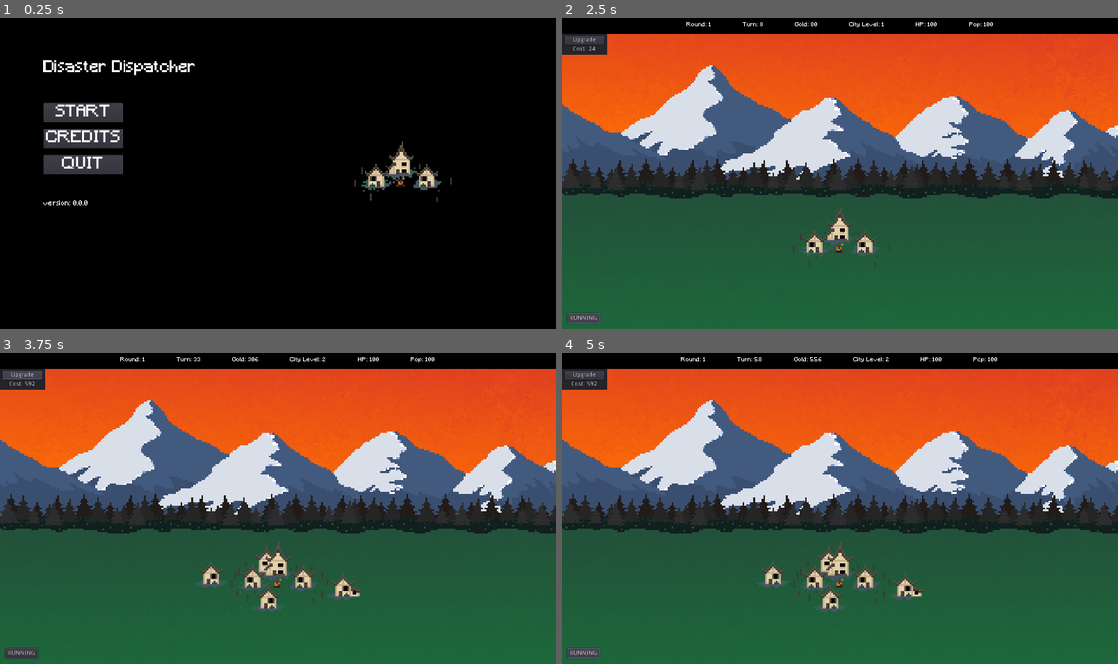
Above: before the commit, frames 1-4 (two rows, left to right).
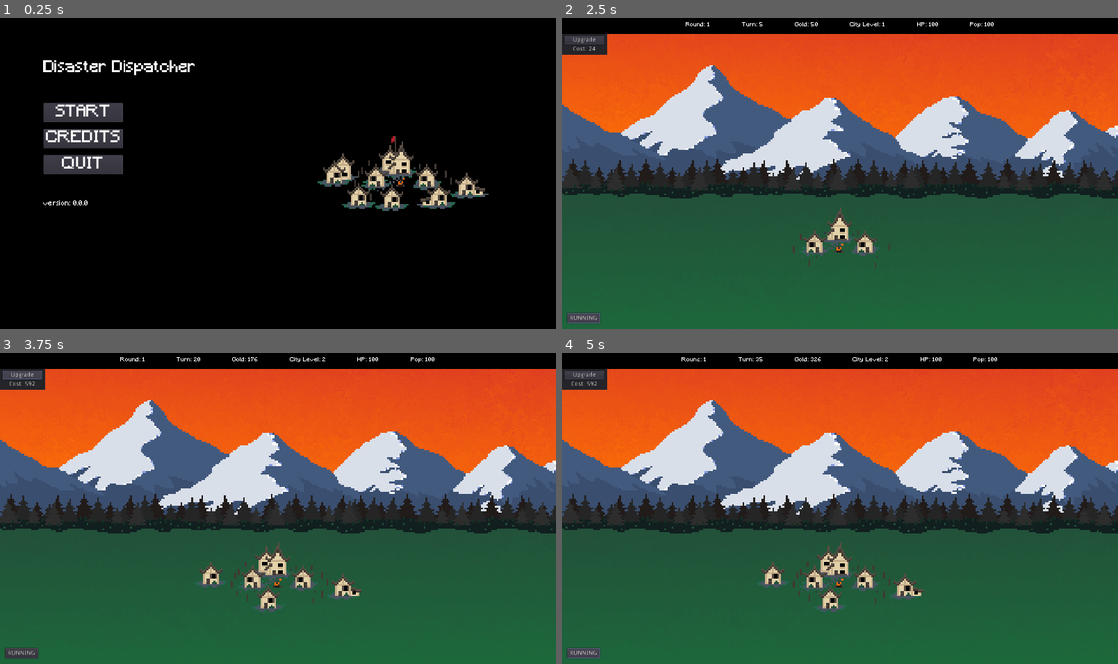
Above: after the commit, the same moments.

Repository: terrainbuilder52/Disaster_Dispatcher
Game: Godot game, scene res://scenes/TitleMenu.tscn
The game is run twice, just before and just after one commit, with the same random seed, the same clock (stepped at 60 frames per second) and the same inputs.
Inputs:
- Up to frame 1 (0.25 s): no input
- Up to frame 2 (2.5 s): click "START" at 0.5 s; click "Upgrade" at 1.25 s; click "RUN" at 2 s
- Up to frame 3 (3.75 s): click "RUNNING" at 2.75 s; click "Upgrade" at 3.5 s
- Up to frame 4 (5 s): click "RUNNING" at 4.25 s

The runs differ from the first frame. In frame 1, 1.5% of the frame differs, in the area x 57-88%, y 37-63%; in frame 2, 0.2%; in frame 3, 0.3%; in frame 4, 0.4%.

Commit message:
Added more city assets and turn slows disaster animation.

Diff:
--- a/Disaster_Dispatcher/City.gd
+++ b/Disaster_Dispatcher/City.gd
@@ -1,8 +1,8 @@
 extends Node2D
 
-var city_level_1 = preload("res://assets/city.png")
-var city_level_2 = preload("res://assets/city2.png")
-var city_level_3 = preload("res://assets/city3.png")
+var city_level_1 = preload("res://assets/city/city.png")
+var city_level_2 = preload("res://assets/city/city2.png")
+var city_level_3 = preload("res://assets/city/city3.png")
 
 var gold = 0
 var city_level = 1
--- a/Disaster_Dispatcher/Main_Scene.gd
+++ b/Disaster_Dispatcher/Main_Scene.gd
@@ -1,10 +1,11 @@
 extends Node
+
+var fire_dis = preload("res://scenes/Disasters.tscn")
 var time = 0
 var time_passed = 2
 var turn = 0
 var max_turn = 100
 var game_round = 1
-
 
 var disaster_list = []
 var disasters_list = [
@@ -12,8 +13,6 @@
 
 signal clear_disaster
 signal fire_disaster
-
-
 signal turn_passed
 
 var start_game = false
@@ -27,10 +26,7 @@
 	if start_game:
 		time += 1
 		if time > time_passed:
-			if disasters_list[0] in disaster_list[turn]: # Clear day
-				emit_signal("clear_disaster")
-			elif disasters_list[1] in disaster_list[turn]: # Fire
-				emit_signal("fire_disaster")
+			disaster_logic(turn)
 
 			#NEXT TURN LOGIC
 			time = 0
@@ -65,6 +61,16 @@
 
 	print(disaster_list)
 
+func disaster_logic(turn):
+	if disasters_list[0] in disaster_list[turn]: # Clear day
+		emit_signal("clear_disaster")
+		time_passed = 4
+	elif disasters_list[1] in disaster_list[turn]: # Fire
+		emit_signal("fire_disaster")
+		var fire = fire_dis.instance()
+		add_child(fire)
+		time_passed = 120
+
 # SIGNAL FUNCTIONS
 func _on_City_has_died():
 	get_tree().change_scene("res://scenes/EndScreen.tscn")
--- a/Disaster_Dispatcher/scenes/City.tscn
+++ b/Disaster_Dispatcher/scenes/City.tscn
@@ -1,6 +1,6 @@
 [gd_scene load_steps=4 format=2]
 
-[ext_resource path="res://assets/city.png" type="Texture" id=1]
+[ext_resource path="res://assets/city/city.png" type="Texture" id=1]
 [ext_resource path="res://City.gd" type="Script" id=2]
 
 [sub_resource type="RectangleShape2D" id=1]
--- a/Disaster_Dispatcher/scenes/Disasters.tscn
+++ b/Disaster_Dispatcher/scenes/Disasters.tscn
@@ -1,3 +1,28 @@
-[gd_scene format=2]
+[gd_scene load_steps=4 format=2]
 
-[node name="Area2D" type="Area2D"]
+[ext_resource path="res://assets/disasters/fire1.png" type="Texture" id=1]
+
+[sub_resource type="RectangleShape2D" id=1]
+extents = Vector2( 128, 128 )
+
+[sub_resource type="SpriteFrames" id=2]
+animations = [ {
+"frames": [ ExtResource( 1 ) ],
+"loop": true,
+"name": "default",
+"speed": 5.0
+} ]
+
+[node name="Disaster" type="Node2D"]
+position = Vector2( 648, 424 )
+__meta__ = {
+"_edit_group_": true
+}
+
+[node name="Area2D" type="Area2D" parent="."]
+
+[node name="CollisionShape2D" type="CollisionShape2D" parent="Area2D"]
+shape = SubResource( 1 )
+
+[node name="AnimatedSprite" type="AnimatedSprite" parent="."]
+frames = SubResource( 2 )
--- a/Disaster_Dispatcher/scenes/TitleMenu.tscn
+++ b/Disaster_Dispatcher/scenes/TitleMenu.tscn
@@ -4,7 +4,7 @@
 [ext_resource path="res://QuitButton.gd" type="Script" id=2]
 [ext_resource path="res://Title.tres" type="Theme" id=3]
 [ext_resource path="res://assets/fonts/Minecraft.ttf" type="DynamicFontData" id=4]
-[ext_resource path="res://assets/city.png" type="Texture" id=5]
+[ext_resource path="res://assets/city/city3.png" type="Texture" id=5]
 [ext_resource path="res://assets/background/base_background.png" type="Texture" id=6]
 
 [sub_resource type="DynamicFont" id=1]
Renamed: Disaster_Dispatcher/assets/city.png -> Disaster_Dispatcher/assets/city/city.png
Not shown, changed: Disaster_Dispatcher/assets/city/city.png.import
Renamed: Disaster_Dispatcher/assets/city2.png -> Disaster_Dispatcher/assets/city/city2.png
Not shown, changed: Disaster_Dispatcher/assets/city/city2.png.import
Renamed: Disaster_Dispatcher/assets/city3.png -> Disaster_Dispatcher/assets/city/city3.png
Not shown, added: Disaster_Dispatcher/assets/city/city3.png.import
Binary file added: Disaster_Dispatcher/assets/disasters/fire1.aseprite
Binary file added: Disaster_Dispatcher/assets/disasters/fire1.png
Not shown, changed: Disaster_Dispatcher/assets/disasters/fire1.png.import
